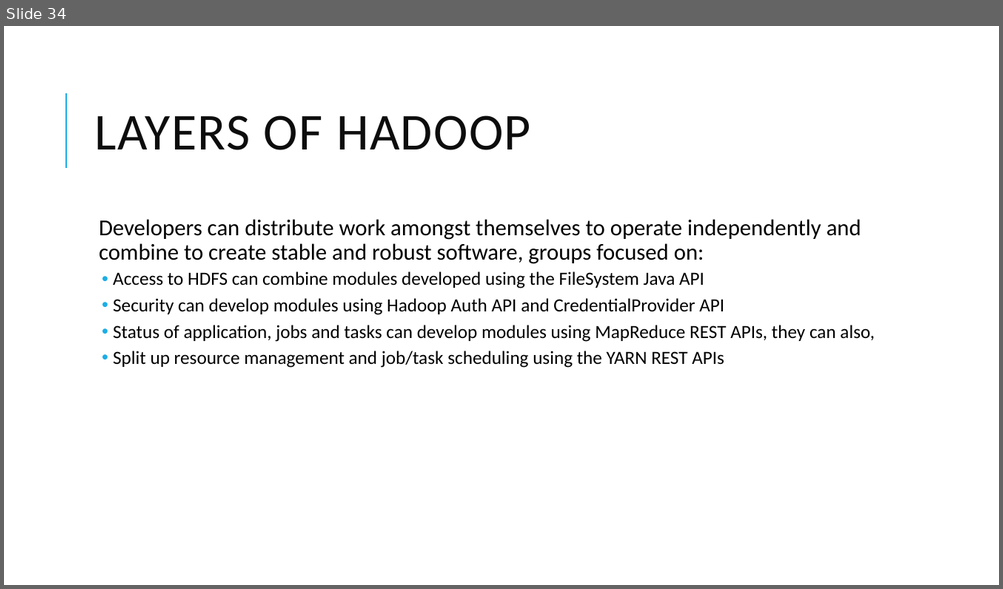
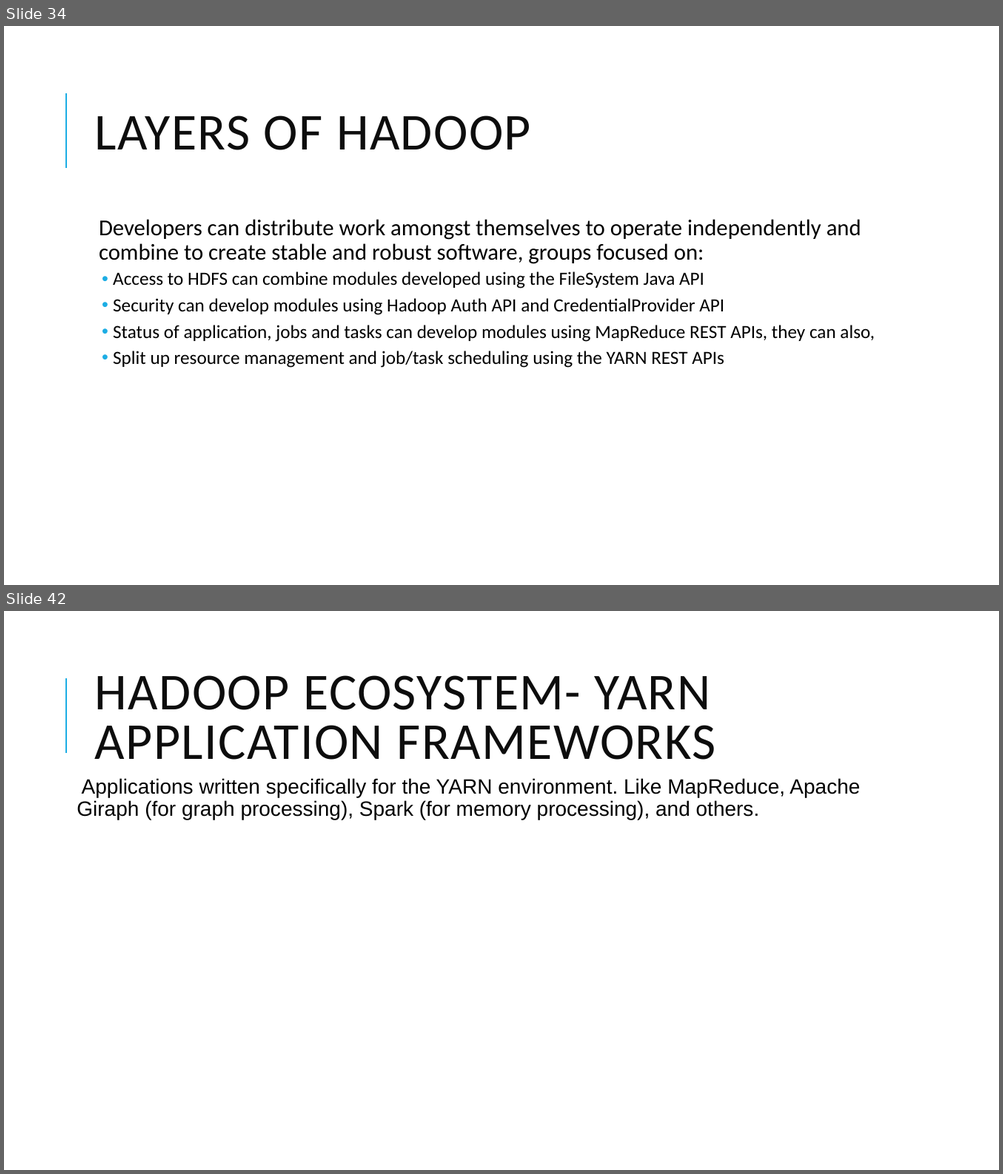
Before and after one commit to dsjili/eecs4314, a slide deck: assignment1_compiled.pptx. Shown one above the other, each under a label of ours: slide 34 before the commit, slides 34 and 42 after it; the slides between them are not shown. The pictures are 1003x589 and 1003x1174 pixels, drawn with LibreOffice and Linux fonts; fonts in the diff are those of the drawing. Boxes give left, top, right and bottom in pixels: in the first picture for what was removed or moved away, otherwise in the second. Text is boxed around its words. In the diff, an @@ line names an element or a change of style, - is before the commit and + after.

Commit message:
added the ecosystem slides

```diff
--- a/assignment1_compiled.pptx
+++ b/assignment1_compiled.pptx
@@ slide 42 added at (x1=4, y1=611, x2=999, y2=1170), background #FFFFFF; not listed: 1 template element that a slide beside it also shows @@
@@ title added at (x1=95, y1=675, x2=716, y2=760), 50 pt, text #0D0D0D @@
+HADOOP ECOSYSTEM- YARN APPLICATION FRAMEWORKS
@@ text added at (x1=77, y1=778, x2=859, y2=820), 20 pt, text #000000 @@
+Applications written specifically for the YARN environment. Like MapReduce, Apache Giraph (for graph processing), Spark (for memory processing), and others.
```
Also in this commit, not shown: 9 other slides added.
